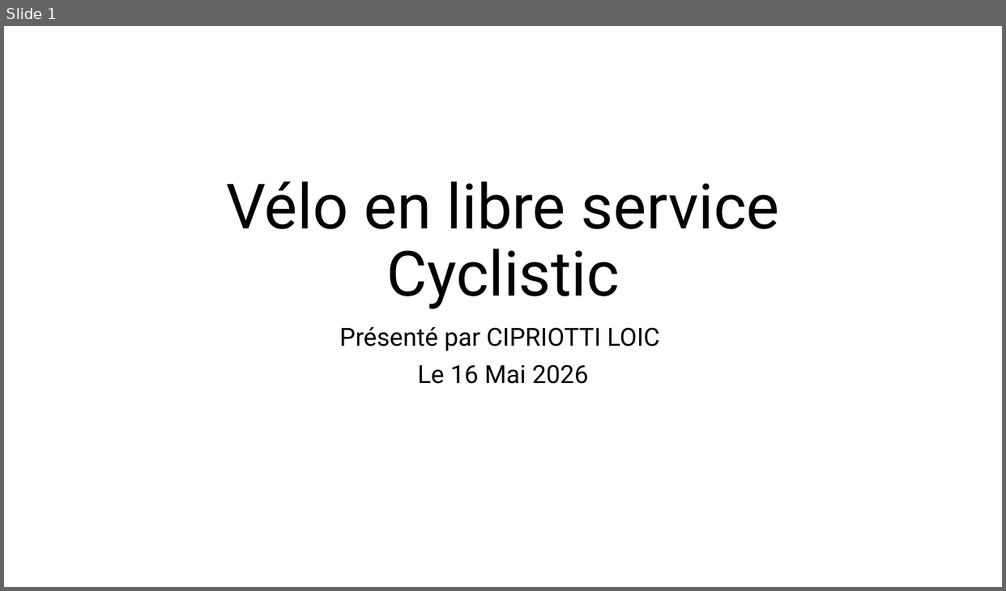
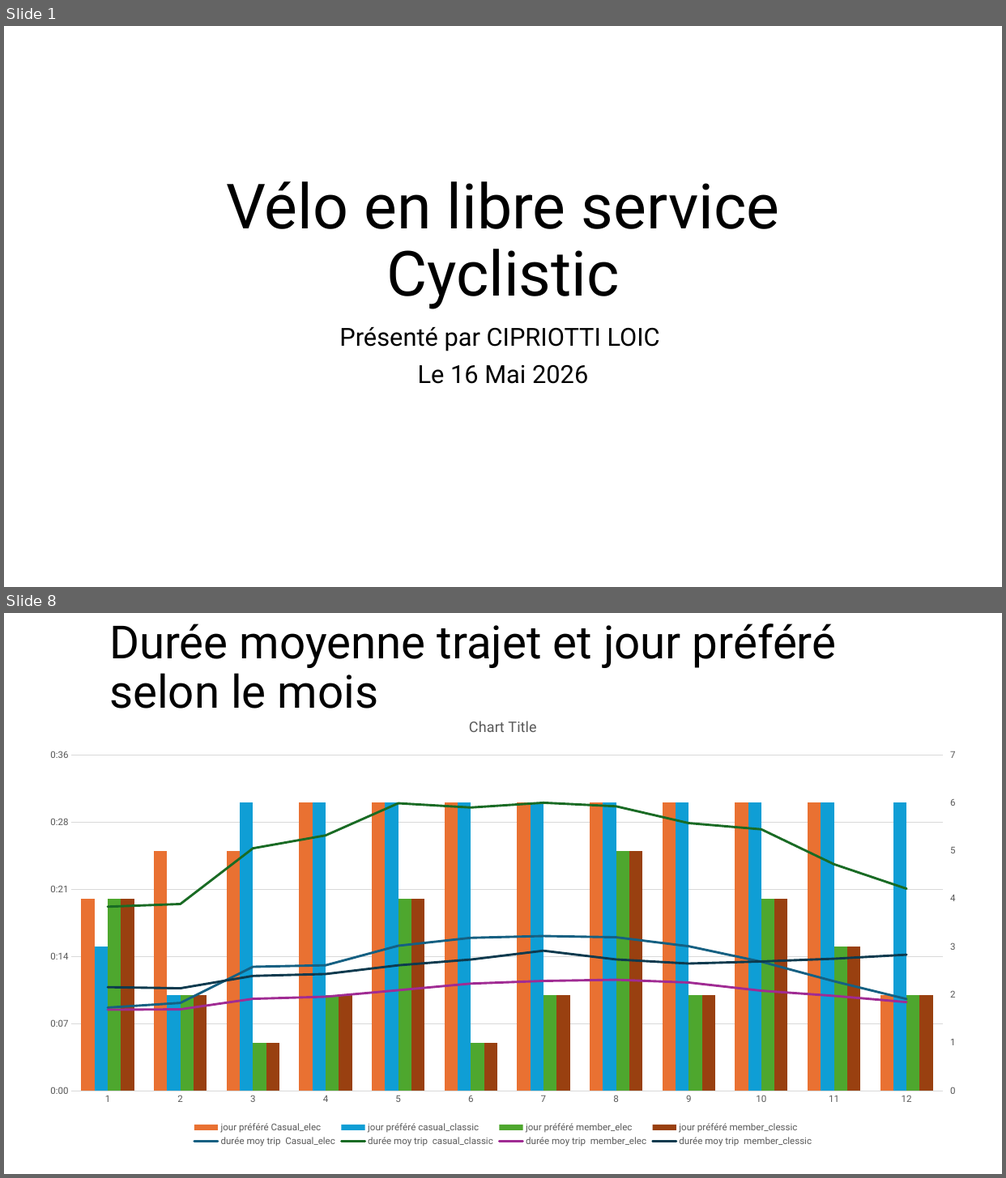
Before and after one commit to Loic0427/Data_etudes_de_cas, a slide deck: Velo en libre service/Etude_de_cas_cyclistic.pptx. Shown one above the other, each under a label of ours: slide 1 before the commit, slides 1 and 8 after it; the slides between them are not shown. The pictures are 1006x591 and 1006x1178 pixels, drawn with LibreOffice and Linux fonts; fonts in the diff are those of the drawing. Boxes give left, top, right and bottom in pixels: in the first picture for what was removed or moved away, otherwise in the second. Text is boxed around its words. In the diff, an @@ line names an element or a change of style, - is before the commit and + after.

```diff
--- a/Velo en libre service/Etude_de_cas_cyclistic.pptx
+++ b/Velo en libre service/Etude_de_cas_cyclistic.pptx
@@ slide 8 added at (4,613,1002,1174), background #FFFFFF @@
@@ title added at (109,624,837,709), 44 pt, text #000000 @@
+Durée moyenne trajet et jour préféré selon le mois
@@ column chart added at (32,700,975,1150) @@
+categories: 1, 2, 3, 4, 5, 6, 7, 8, 9, 10, 11, 12
+jour préféré Casual_elec: 4, 5, 5, 6, 6, 6, 6, 6, 6, 6, 6, 2
+jour préféré casual_classic: 3, 2, 6, 6, 6, 6, 6, 6, 6, 6, 6, 6
+jour préféré member_elec: 4, 2, 1, 2, 4, 1, 2, 5, 2, 4, 3, 2
+jour préféré member_clessic: 4, 2, 1, 2, 4, 1, 2, 5, 2, 4, 3, 2
+durée moy trip  Casual_elec: 0.0062, 0.0065, 0.0092, 0.0093, 0.0108, 0.0114, 0.0115, 0.0114, 0.0108, 0.0096, 0.0081, 0.0068
+durée moy trip  casual_classic: 0.0137, 0.0139, 0.018, 0.019, 0.0214, 0.0211, 0.0214, 0.0212, 0.0199, 0.0195, 0.0169, 0.015
+durée moy trip  member_elec: 0.006, 0.0061, 0.0068, 0.007, 0.0075, 0.008, 0.0082, 0.0083, 0.0081, 0.0074, 0.0071, 0.0066
+durée moy trip  member_clessic: 0.0077, 0.0076, 0.0085, 0.0087, 0.0093, 0.0098, 0.0104, 0.0098, 0.0095, 0.0096, 0.0098, 0.0101
```
Also in this commit, not shown: 9 other slides added, 4 slides removed, 6 other files.
